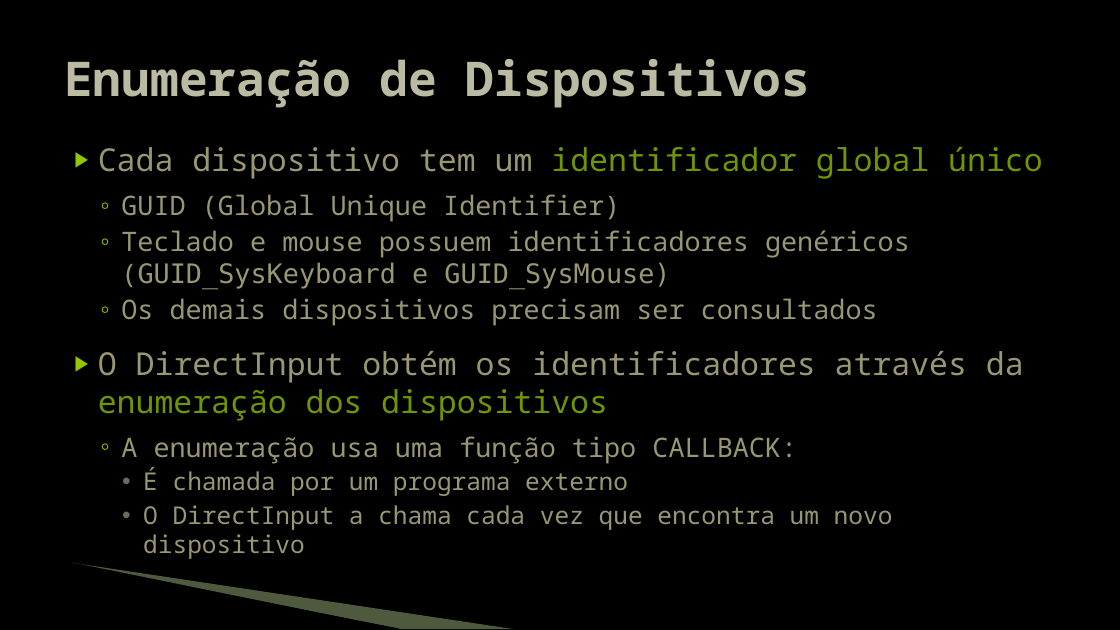
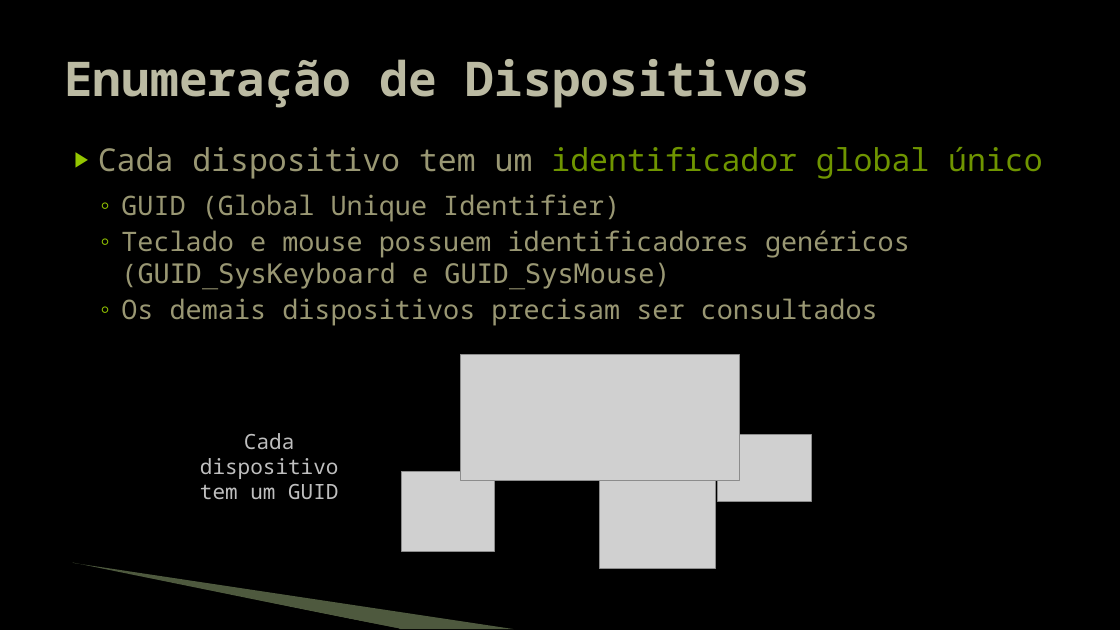
Before and after one commit to JudsonSS/Jogos, a slide deck: slide 11 of Slides/19. Controlador de Jogo.pptx. Drawn at 1120x630 pixels with LibreOffice and Linux fonts; fonts in the diff are those of the drawing; grey boxes stand for pictures; background and template pictures are left out. Boxes give left, top, right and bottom in pixels: in the first picture for what was removed or moved away, otherwise in the second. Text is boxed around its words. In the diff, an @@ line names an element or a change of style, - is before the commit and + after.

```diff
--- a/Slides/19. Controlador de Jogo.pptx
+++ b/Slides/19. Controlador de Jogo.pptx
@@ text at (98,351,1024,559): paragraphs removed @@
-▶ O DirectInput obtém os identificadores através da enumeração dos dispositivos
-  ◦ A enumeração usa uma função tipo CALLBACK:
-    • É chamada por um programa externo
-    • O DirectInput a chama cada vez que encontra um novo dispositivo
@@ picture added at (460,355,739,480) @@
@@ text added at (200,433,339,499), 18 pt, text #BFBFBF @@
+Cada dispositivo tem um GUID
@@ picture added at (718,434,812,502) @@
@@ picture added at (402,471,495,551) @@
@@ picture added at (600,454,716,569) @@
```
Also in this commit, not shown: 7 other slides changed, 1 slide added.
